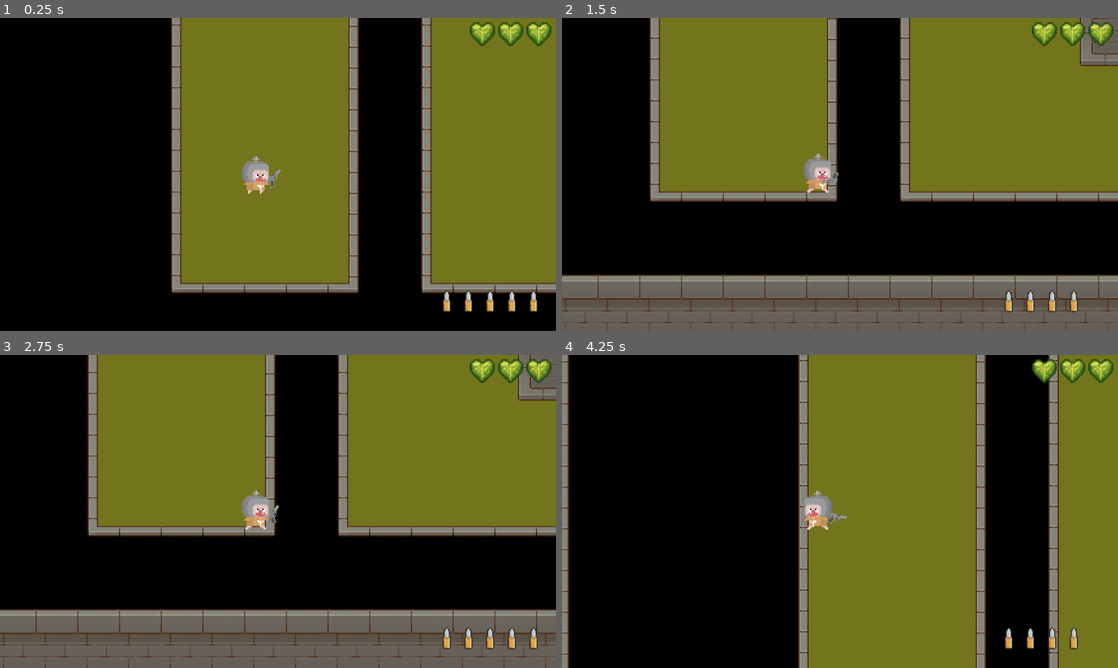
Above: before the commit, frames 1-4 (two rows, left to right).
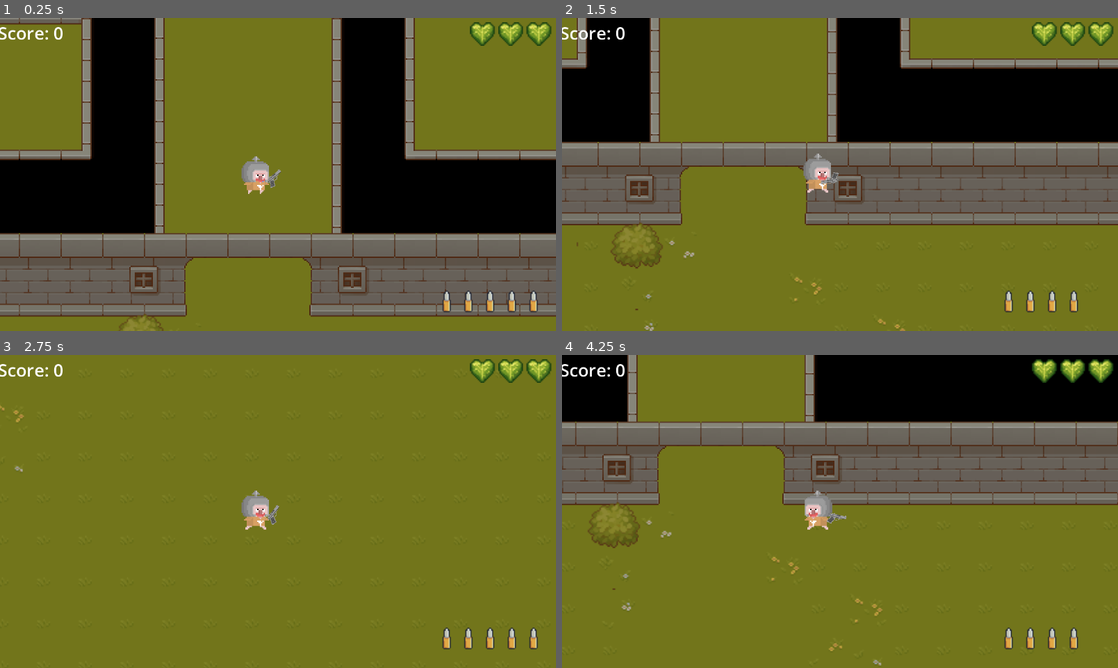
Above: after the commit, the same moments.

Repository: NataDkoko/PROJECT-KALKULUS
Game: Godot game, scene res://main.tscn
Two runs of this game, one before a commit and one after it. Both use one fixed random seed, a clock stepped at 60 frames per second and the inputs below.
Inputs (mouse positions are in pixels of both pictures, inside the frame that each line leads up to):
- Up to frame 1 (0.25 s): no input
- Up to frame 2 (1.5 s): move the mouse to (962, 158) at 0.52 s; hold Right (move_right) 0.53-1.28 s; click (962, 158) at 0.67 s; move the mouse to (728, 190) at 1.27 s; hold Down (move_down) from 1.28 s (still down)
- Up to frame 3 (2.75 s): move the mouse to (333, 442) at 2.02 s; release Down (move_down) at 2.03 s; hold Right (move_right) from 2.03 s (still down)
- Up to frame 4 (4.25 s): move the mouse to (812, 574) at 2.77 s; release Right (move_right) at 2.78 s; hold Up (move_up) 2.78-3.53 s; click (812, 574) at 2.92 s; move the mouse to (1006, 558) at 3.52 s; hold Left (move_left) from 3.53 s (still down)

The runs differ from the first frame. In frame 1, 51% of the frame differs, in the area x 0-100%, y 0-100%; in frame 2, 69%; in frame 3, 63%; in frame 4, 73%.

Commit message:
menambahkan sistem score

Diff:
--- /dev/null
+++ b/Global.gd
@@ -0,0 +1,3 @@
+extends Node
+
+var score: int = 0
--- a/main.tscn
+++ b/main.tscn
@@ -3,14 +3,18 @@
 [ext_resource type="PackedScene" uid="uid://c8auwj37choyt" path="res://map1.tscn" id="1_1bvp3"]
 [ext_resource type="PackedScene" uid="uid://jirqx5jjco1s" path="res://musuh.tscn" id="1_h2yge"]
 [ext_resource type="PackedScene" uid="uid://dc5n0rbnx5as5" path="res://player.tscn" id="2_0xm2m"]
+[ext_resource type="PackedScene" uid="uid://bwuo7fslti7w5" path="res://peluru_api.tscn" id="3_5vw27"]
 [ext_resource type="AudioStream" uid="uid://ky8p6pnhu4vn" path="res://asset/music/Jeremy Blake - Powerup!.mp3" id="4_1bvp3"]
 [ext_resource type="Texture2D" uid="uid://bqexjkf4gybsl" path="res://asset/peluru/Snipe1.png" id="5_lquwl"]
 [ext_resource type="PackedScene" uid="uid://dsk3gnkohnmx" path="res://hati_ui.tscn" id="6_7mycd"]
+[ext_resource type="Script" uid="uid://brqwd85sp6nfe" path="res://score_label.gd" id="8_kek77"]
 
 [sub_resource type="NavigationPolygon" id="NavigationPolygon_h2yge"]
 vertices = PackedVector2Array(209.35156, 643.46875, 214.59375, 501.04688, 273.53906, 507.17188, 287.71094, 583.09375, 4 …(1972 unchanged characters)…
 polygons = Array[PackedInt32Array]([PackedInt32Array(0, 1, 2, 3), PackedInt32Array(4, 0, 3, 5), PackedInt32Array(6, 7,  …(1681 unchanged characters)…
 outlines = Array[PackedVector2Array]([PackedVector2Array(1084, 1056, 451, 1049, 449, 935, 193, 926, 195, 838, 831, 832, …(959 unchanged characters)…
+
+[sub_resource type="Theme" id="Theme_5vw27"]
 
 [node name="Main" type="Node2D" unique_id=1514846995]
 position = Vector2(2, -2)
@@ -18,7 +22,9 @@
 [node name="Map" parent="." unique_id=1133271953 instance=ExtResource("1_1bvp3")]
 
 [node name="Player" parent="." unique_id=1518018701 instance=ExtResource("2_0xm2m")]
-position = Vector2(-167, 1005)
+position = Vector2(678, 1107)
+speed = 350.0
+peluru_scene = ExtResource("3_5vw27")
 
 [node name="musuh" parent="." unique_id=719829037 instance=ExtResource("1_h2yge")]
 position = Vector2(-143.00002, 535.99994)
@@ -138,3 +144,12 @@
 
 [node name="HatiUI3" parent="UI/WadahHati" unique_id=346168860 instance=ExtResource("6_7mycd")]
 layout_mode = 2
+
+[node name="ScoreLabel" type="Label" parent="UI" unique_id=1913420460]
+offset_left = -5.0
+offset_top = 7.0
+offset_right = 35.0
+offset_bottom = 62.0
+theme = SubResource("Theme_5vw27")
+theme_override_font_sizes/font_size = 40
+script = ExtResource("8_kek77")
--- a/musuh.gd
+++ b/musuh.gd
@@ -94,7 +94,12 @@
 
 # Fungsi untuk proses mati
 func die():
+	if is_dead: return # Cek agar skor tidak nambah dua kali
 	is_dead = true
+
+	Global.score += 100
+	print("Skor bertambah! Total: ", Global.score)
+
 	velocity = Vector2.ZERO # Berhenti bergerak
 
 	# Matikan tabrakan biar player gak nabrak "mayat" musuh
--- a/project.godot
+++ b/project.godot
@@ -14,6 +14,10 @@
 run/main_scene="uid://b0auvkbn5nvgi"
 config/features=PackedStringArray("4.6", "Forward Plus")
 config/icon="res://icon.svg"
+
+[autoload]
+
+Global="*uid://b0chqpgr2shmm"
 
 [display]
 
--- /dev/null
+++ b/score_label.gd
@@ -0,0 +1,5 @@
+extends Label
+
+func _process(_delta):
+	# Mengubah angka score menjadi teks
+	text = "Score: " + str(Global.score)
Not shown, added: Global.gd.uid
Not shown, added: score_label.gd.uid
